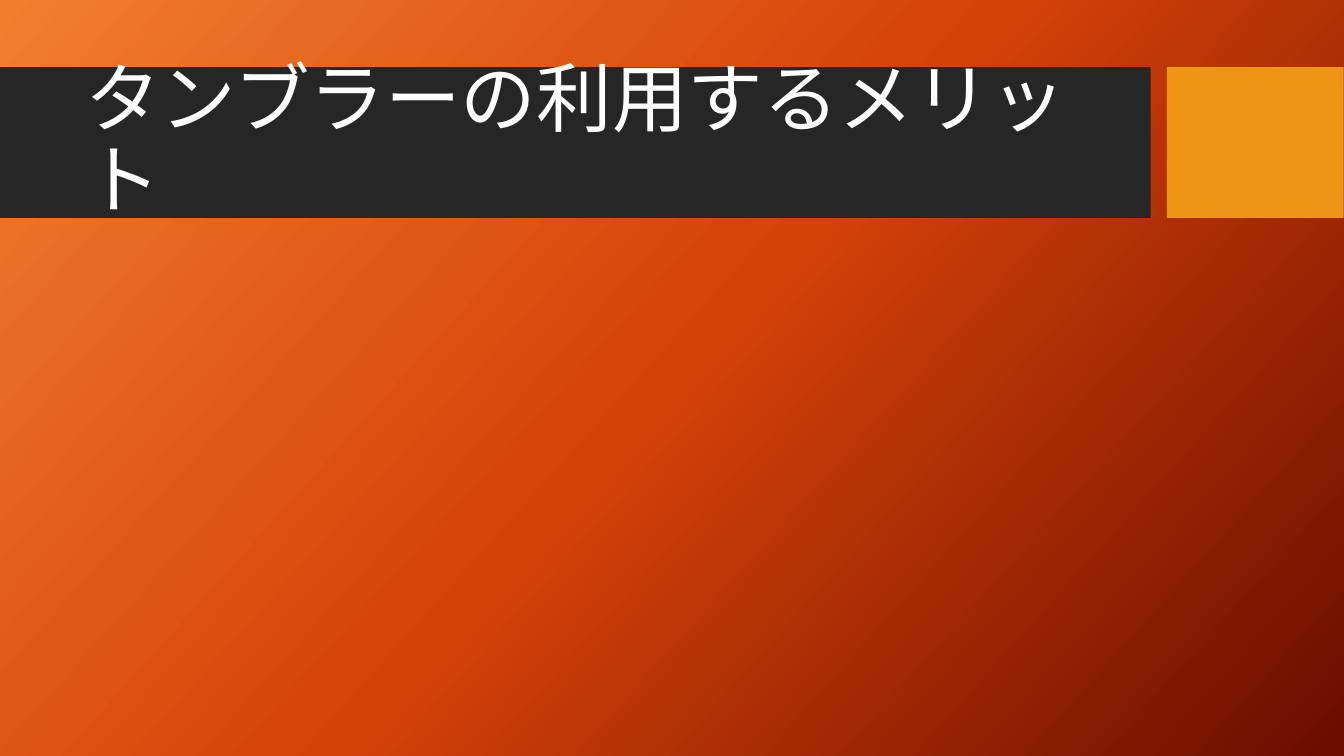
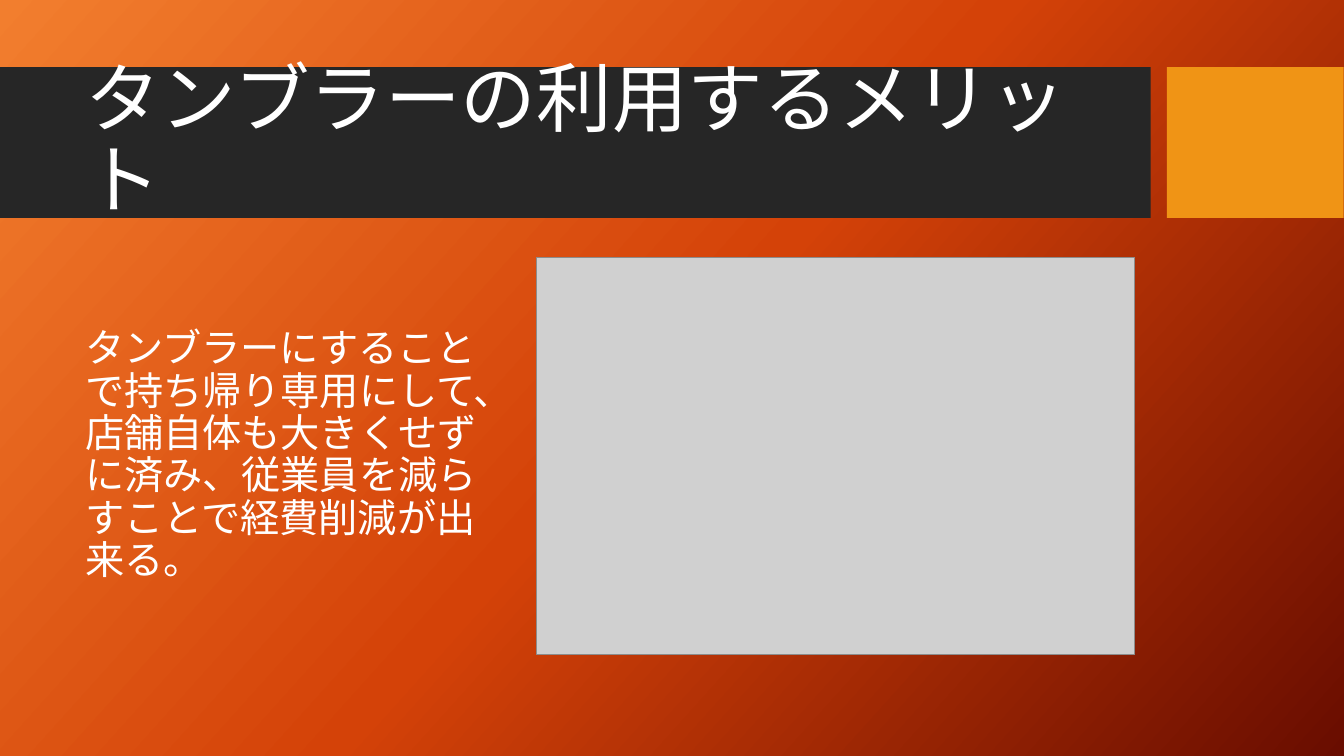
Before and after one commit to tamauniv-2015-it2/it2-class02-tanaka, a slide deck: slide 4 of cafe-nakajibrothers/IT活用法、カフェ.pptx. Drawn at 1344x756 pixels with LibreOffice and Linux fonts; fonts in the diff are those of the drawing; grey boxes stand for pictures; background and template pictures are left out. Boxes give left, top, right and bottom in pixels: in the first picture for what was removed or moved away, otherwise in the second. Text is boxed around its words. In the diff, an @@ line names an element or a change of style, - is before the commit and + after.

```diff
--- a/cafe-nakajibrothers/IT活用法、カフェ.pptx
+++ b/cafe-nakajibrothers/IT活用法、カフェ.pptx
@@ picture added at [536,258,1134,655] @@
@@ text added at [85,328,513,577], 28 pt, text #FFFFFF @@
+タンブラーにすることで持ち帰り専用にして、店舗自体も大きくせずに済み、従業員を減らすことで経費削減が出来る。
```
Also in this commit, not shown: 2 slides added, 1 slide removed.
